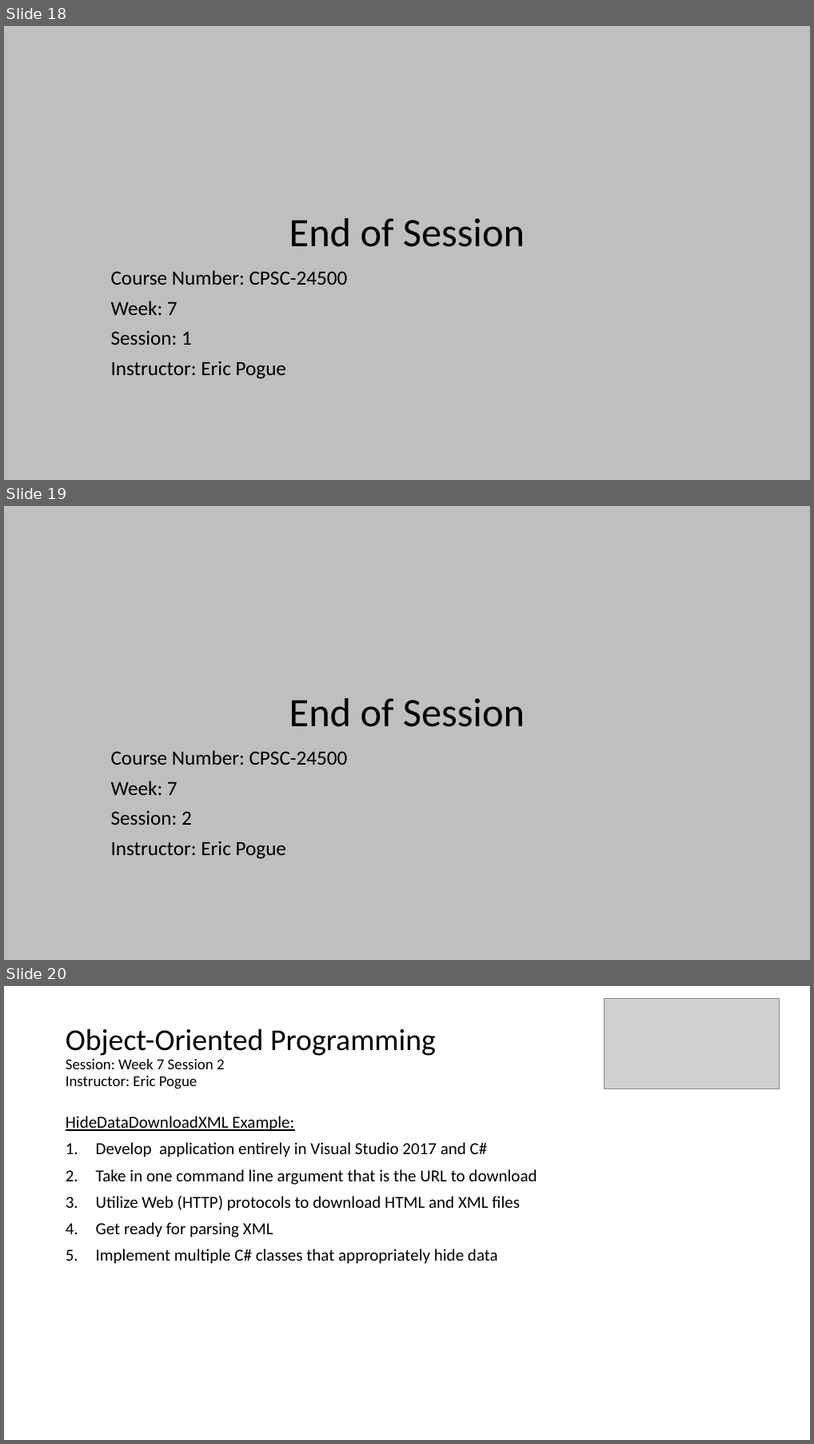
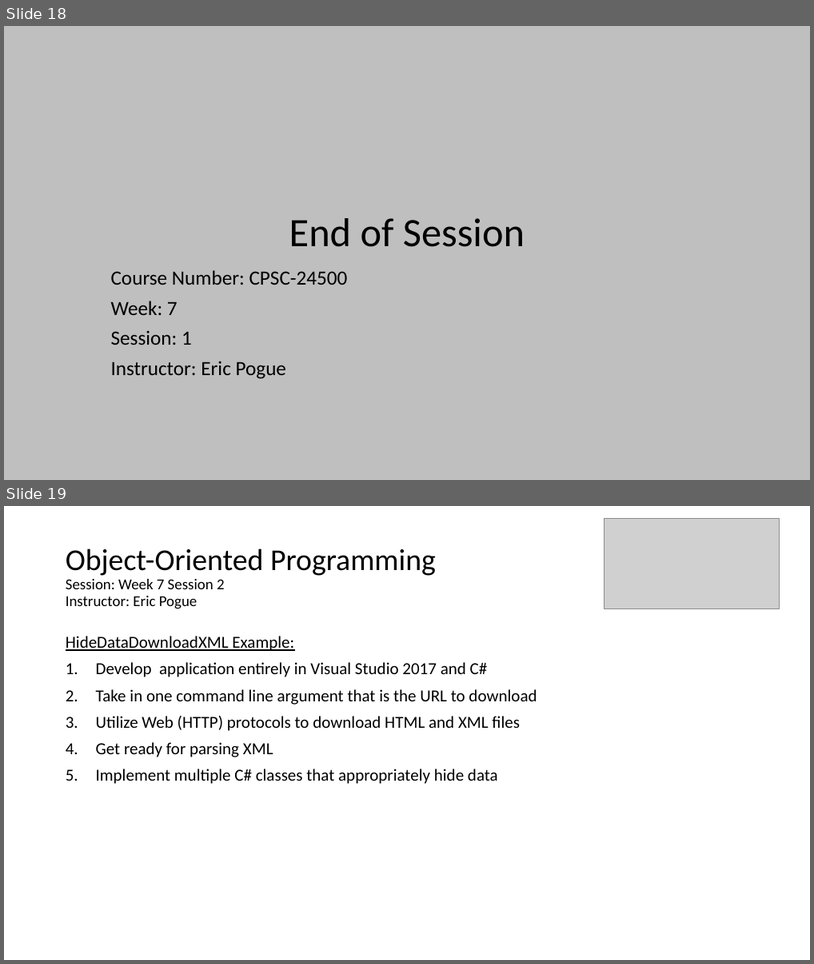
Before and after one commit to EricJPogue/www-epogue-info, a slide deck: CPSC-24500/Week07/2017SpringW07Slides.pptx. Shown one above the other, each under a label of ours: slides 18, 19 and 20 before the commit, slides 18 and 19 after it. The pictures are 814x1444 and 814x964 pixels, drawn with LibreOffice and Linux fonts; fonts in the diff are those of the drawing; grey boxes stand for pictures. Boxes give left, top, right and bottom in pixels: in the first picture for what was removed or moved away, otherwise in the second. Text is boxed around its words. In the diff, an @@ line names an element or a change of style, - is before the commit and + after.

```diff
--- a/CPSC-24500/Week07/2017SpringW07Slides.pptx
+++ b/CPSC-24500/Week07/2017SpringW07Slides.pptx
@@ slide 19 removed at box(4, 506, 810, 960), background #BFBFBF @@
@@ title removed at box(290, 698, 525, 727) @@
-End of Session
@@ subtitle removed at box(111, 750, 348, 859) @@
-Course Number: CPSC-24500
-Week: 7
-Session: 2
-Instructor: Eric Pogue
@@ what was slide 20 is now slide 19 @@
```
Also in this commit, not shown: 10 other files.
